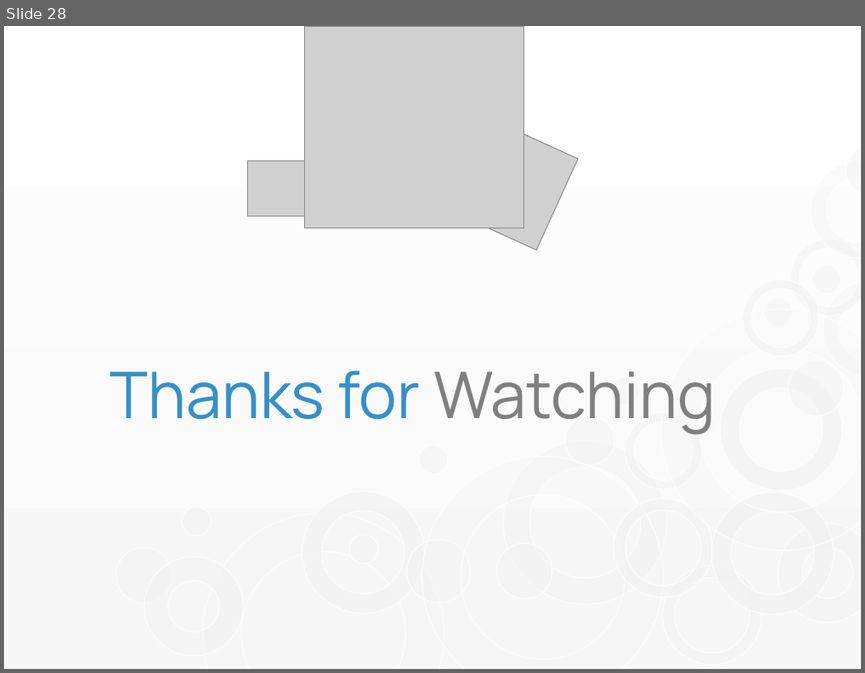
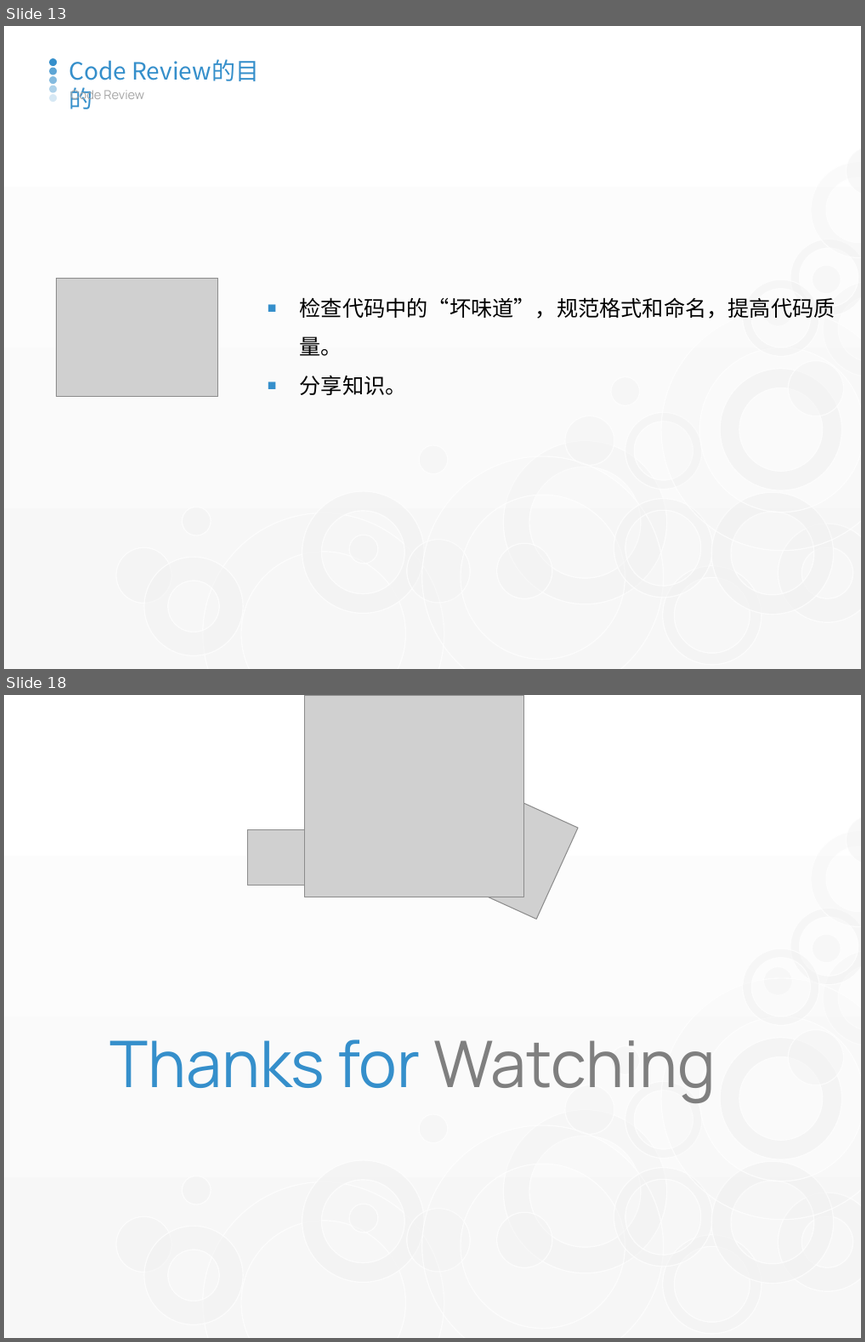
Before and after one commit to watermoonlx/code-review-unit-test, a slide deck: Code Review & Unit Test.pptx. Shown one above the other, each under a label of ours: slide 28 before the commit, slides 13 and 18 after it; the slides between them are not shown. The pictures are 865x673 and 865x1342 pixels, drawn with LibreOffice and Linux fonts; fonts in the diff are those of the drawing; grey boxes stand for pictures. Boxes give left, top, right and bottom in pixels: in the first picture for what was removed or moved away, otherwise in the second. Text is boxed around its words. In the diff, an @@ line names an element or a change of style, - is before the commit and + after.

```diff
--- a/Code Review & Unit Test.pptx
+++ b/Code Review & Unit Test.pptx
@@ slide 13 added at [4, 26, 861, 669], background gradient #FFFFFF to #F7F7F7; not listed: 28 template elements that a slide beside it also shows @@
@@ group added at [49, 58, 57, 102]: 5 ellipses @@
@@ text added at [69, 60, 126, 80], 20 pt, text #358FCB @@
+Code Review的目的
@@ text added at [70, 88, 144, 103], 10.5 pt, text #A6A6A6 @@
+Code Review
@@ picture added at [56, 278, 218, 396] @@
@@ text added at [300, 297, 835, 395], 18 pt, text #000000 @@
+■ 检查代码中的“坏味道”，规范格式和命名，提高代码质量。
+■ 分享知识。
@@ what was slide 28 is now slide 18 @@
```
Also in this commit, not shown: 3 slides changed, 11 other slides added, 22 slides removed, 7 other files.
